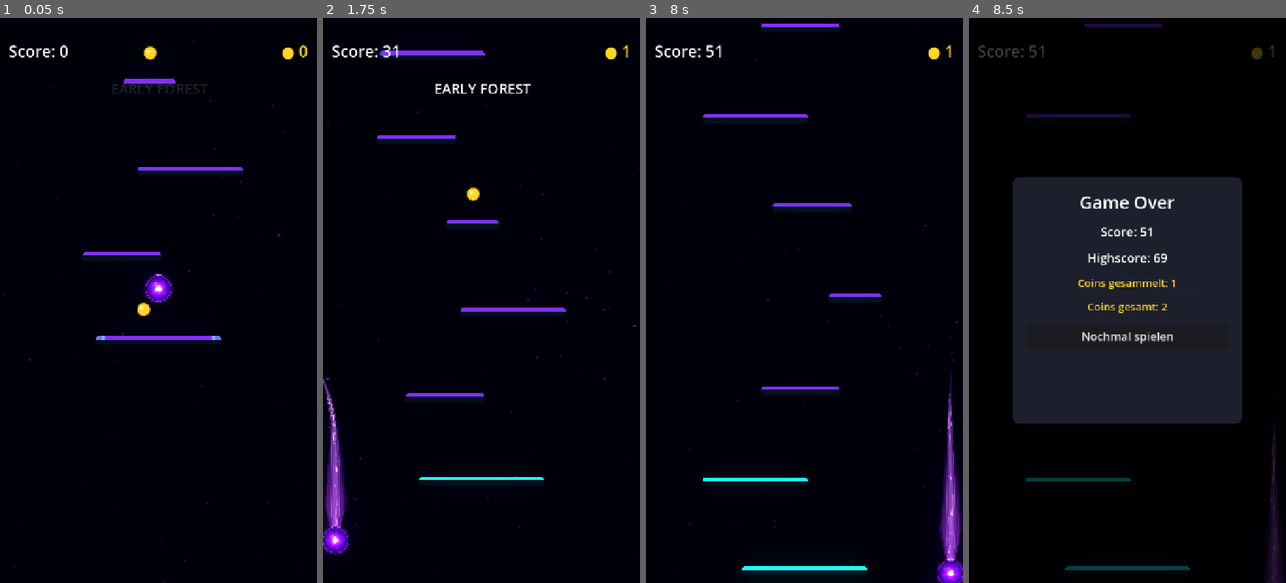
Above: before the commit, frames 1-4 (left to right).
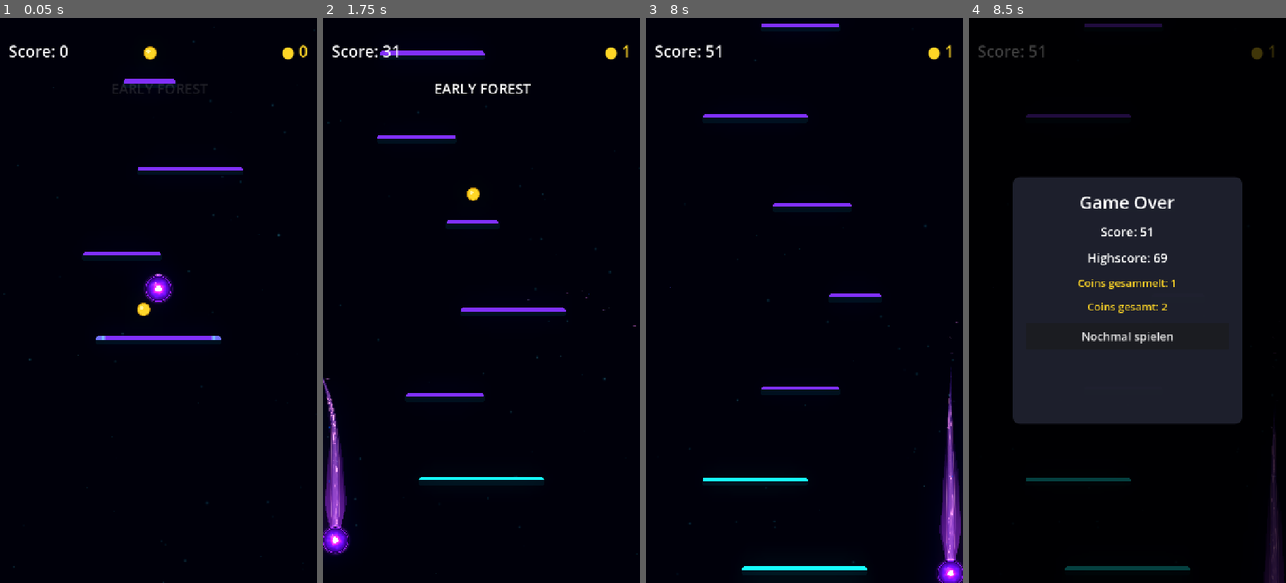
Above: after the commit, the same moments.

Repository: Kryodo/TowerJump
Game: Godot game, scene res://scenes/main.tscn
Two runs of this game, one before a commit and one after it. Both use one fixed random seed, a clock stepped at 60 frames per second and the inputs below.
Inputs (mouse positions are in pixels of both pictures, inside the frame that each line leads up to):
- Up to frame 1 (0.05 s): no input
- Up to frame 2 (1.75 s): move the mouse to (551, 272) at 0.52 s; hold Right (ui_right) 0.53-1.25 s; click (551, 272) at 0.67 s; drag from (418, 328) to (471, 193) at 1.27 s
- Up to frame 3 (8 s): click "Nochmal spielen" at 2 s; move the mouse to (836, 176) at 2.77 s; hold Right (ui_right) 2.78-3.5 s; drag from (788, 413) to (734, 215) at 3.52 s; move the mouse to (899, 385) at 4.27 s; hold Left (ui_left) 4.28-5 s; click "Nochmal spielen" at 5 s; drag from (709, 215) to (794, 204) at 5.77 s; move the mouse to (820, 300) at 6.52 s; hold Left (ui_left) 6.53-7.25 s; click (820, 300) at 6.67 s; drag from (756, 159) to (741, 328) at 7.27 s
- Up to frame 4 (8.5 s): move the mouse to (1197, 272) at 8.02 s; hold Right (ui_right) from 8.03 s (still down)

Frame 1 is identical in both runs. In frame 2, less than 0.1% of the frame differs, in the area x 0-7%, y 78-91%; in frame 3, less than 0.1%, in the area x 93-100%, y 82-96%; in frame 4, less than 0.1%.

Commit message:
Match aura edge envelope to membrane geometry

Diff:
--- a/scenes/trail_aura_pulse.gdshader
+++ b/scenes/trail_aura_pulse.gdshader
@@ -2,7 +2,7 @@
 
 uniform int palette_mode = 0;
 uniform float edge_time = 0.0;
-uniform float edge_undulation_strength : hint_range(0.0, 0.16) = 0.07;
+uniform float edge_undulation_strength : hint_range(0.0, 0.20) = 0.14;
 uniform float pulse_progress = -1.0;
 uniform float pulse_strength = 0.0;
 
@@ -26,10 +26,11 @@
 			+ sin(along * 4.8 + edge_time * 0.48) * 0.7 + lower_phase)
 		+ 0.25 * sin(along * 23.0 - edge_time * 1.65 + 1.2 + lower_phase * 0.8)
 		+ 0.13 * sin(along * 7.0 + edge_time * 0.68 + lower_phase * 0.6);
-	float upper_threshold = 0.84 + upper_wave * edge_undulation_strength;
-	float lower_threshold = 0.84 + lower_wave * edge_undulation_strength;
+	float edge_envelope = smoothstep(0.025, 0.16, along);
+	float upper_threshold = 0.91 + upper_wave * edge_undulation_strength * edge_envelope;
+	float lower_threshold = 0.91 + lower_wave * edge_undulation_strength * edge_envelope;
 	float edge_threshold = mix(upper_threshold, lower_threshold, step(0.5, across));
-	float edge_fade = 1.0 - smoothstep(edge_threshold, edge_threshold + 0.07, edge_distance);
+	float edge_fade = 1.0 - smoothstep(edge_threshold, edge_threshold + 0.075, edge_distance);
 	float edge_factor = smoothstep(0.42, 0.82, edge_distance);
 	float pulse_gate = step(0.0, pulse_progress);
 	float pulse_band = (
